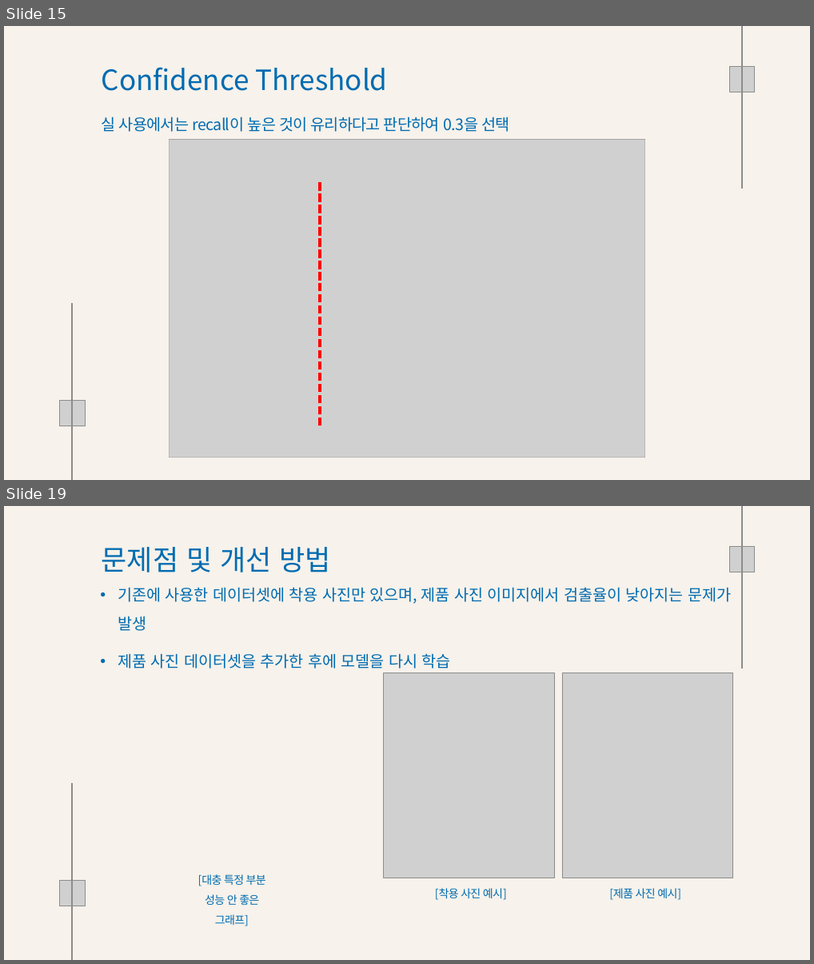
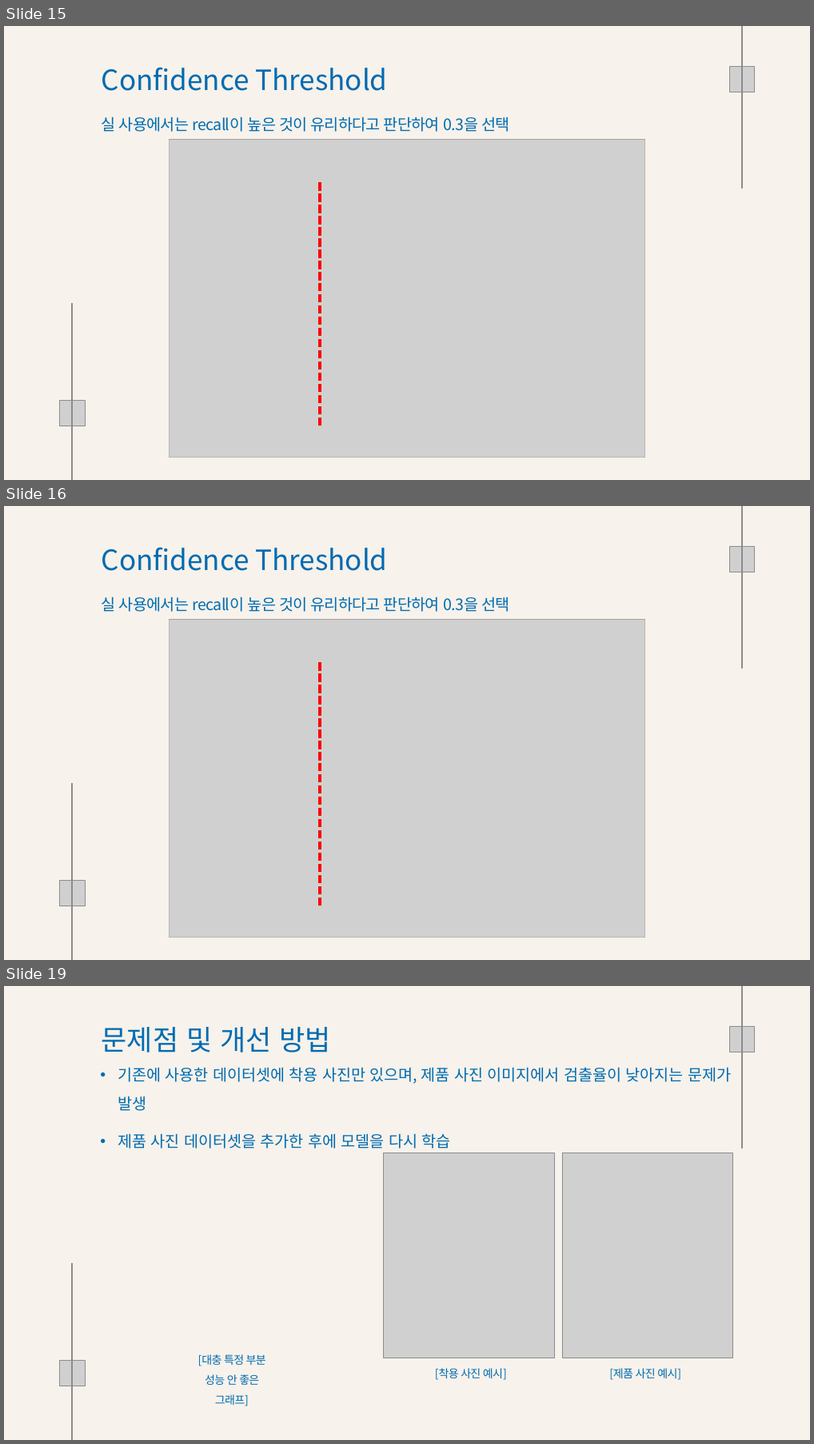
Before and after one commit to Playdata-G-DA35/DA35-final-team2-Item_Classification_RPA, a slide deck: documents/Clothes Detection 모델 결과 보고서.pptx. Shown one above the other, each under a label of ours: slides 15 and 19 before the commit, slides 15, 16 and 19 after it; the slides between them are not shown. The pictures are 814x964 and 814x1444 pixels, drawn with LibreOffice and Linux fonts; fonts in the diff are those of the drawing; grey boxes stand for pictures; background and template pictures are left out. Boxes give left, top, right and bottom in pixels: in the first picture for what was removed or moved away, otherwise in the second. Text is boxed around its words. In the diff, an @@ line names an element or a change of style, - is before the commit and + after.

```diff
--- a/documents/Clothes Detection 모델 결과 보고서.pptx
+++ b/documents/Clothes Detection 모델 결과 보고서.pptx
@@ slide 16 added at [4,506,810,960], background #F7F2EB @@
@@ picture added at [742,506,743,668] @@
@@ text added at [102,547,387,571], 50 pt, text #006BB1 @@
+Confidence Threshold
@@ picture added at [730,546,754,572] @@
@@ text added at [102,596,510,612], 28 pt, text #006BB1 @@
+실 사용에서는 recall이 높은 것이 유리하다고 판단하여 0.3을 선택
@@ picture added at [169,620,645,936] @@
@@ picture added at [169,620,645,936] @@
@@ line added from (320, 905) to (320, 663), #FF0000 5 pt dashed @@
@@ picture added at [71,783,73,960] @@
@@ picture added at [60,880,85,905] @@
```
Also in this commit, not shown: 6 slides changed, 1 slide removed, 2 other files.
